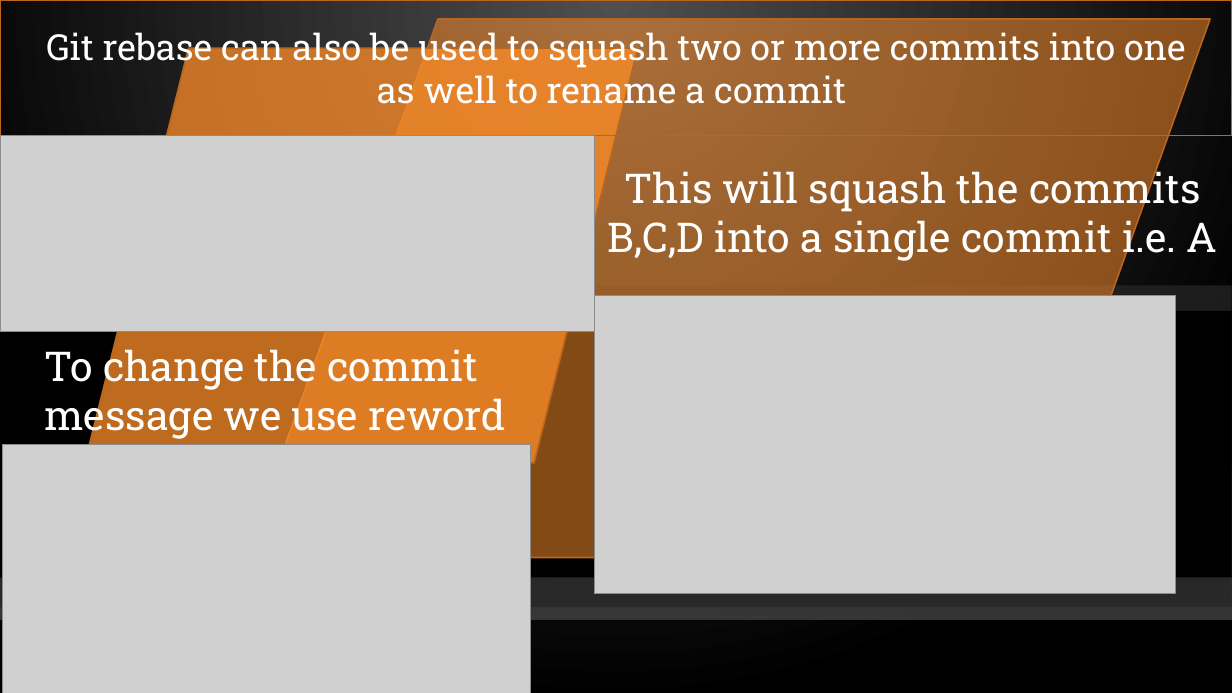
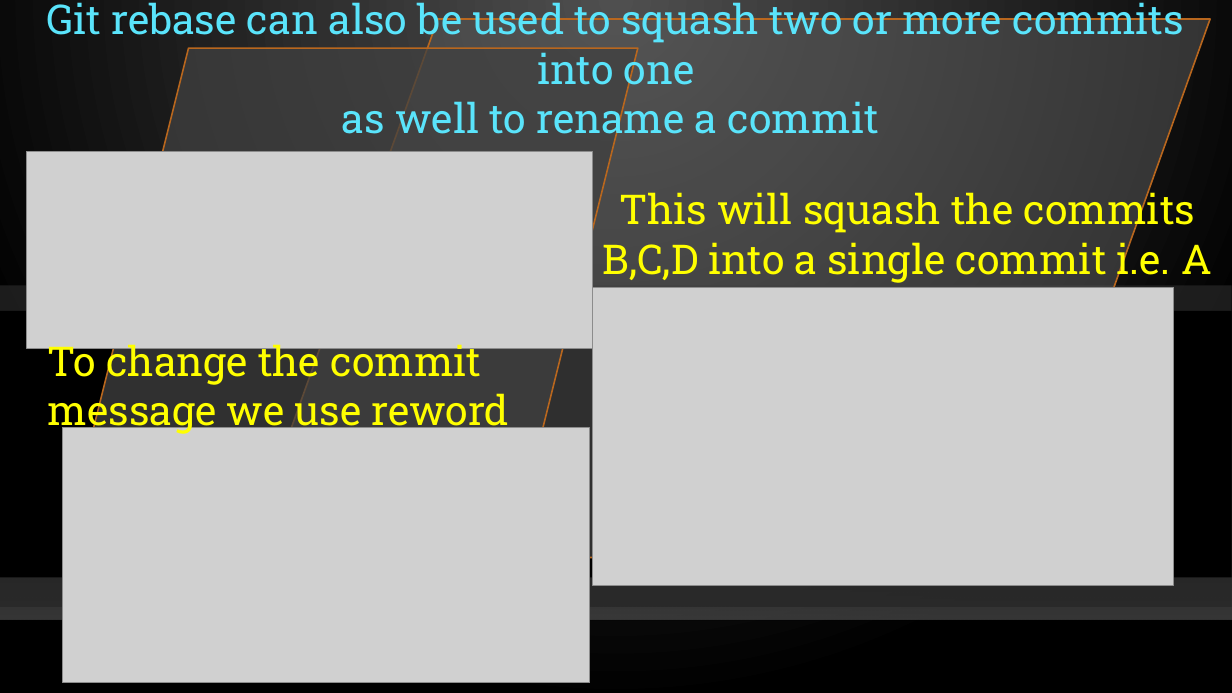
Before and after one commit to gwydion67/KOSS-presentation, a slide deck: slide 13 of New Git Concepts.pptx. Drawn at 1232x693 pixels with LibreOffice and Linux fonts; fonts in the diff are those of the drawing; grey boxes stand for pictures; background and template pictures are left out. Boxes give left, top, right and bottom in pixels: in the first picture for what was removed or moved away, otherwise in the second. Text is boxed around its words. In the diff, an @@ line names an element or a change of style, - is before the commit and + after.

```diff
--- a/New Git Concepts.pptx
+++ b/New Git Concepts.pptx
@@ text "Git rebase can also be ...": place and size @@
-text "Git rebase can also be ..." at (0,0,1232,136)
+text "Git rebase can also be ..." at (46,0,1184,143)
@@ text "Git rebase can also be ..." at (46,0,1184,143): size 28 to 32 pt, text colour #FFFFFF to #5AE4FB; outline #BA681E 1.25 pt to none @@
@@ flow chart input output at (245,19,1211,558): fill #FB8C29 at 53% opacity to #595959 at 53% opacity @@
@@ parallelogram at (85,48,638,463): fill #FB8C29 at 76% opacity to #404040 at 76% opacity @@
@@ picture: place and size @@
-picture at (0,136,594,333)
+picture at (27,152,593,348)
@@ text "This will squash the commits ..." at (602,187,1212,283): text colour #FFFFFF to #FFFF00 @@
@@ text "This will squash the commits ...": place and size @@
-text "This will squash the commits ..." at (608,166,1218,263)
+text "This will squash the commits ..." at (602,187,1212,283)
@@ picture: place and size @@
-picture at (594,296,1176,594)
+picture at (592,287,1174,586)
@@ text "To change the commit message ..." at (48,339,510,436): text colour #FFFFFF to #FFFF00 @@
@@ picture: place and size @@
-picture at (3,445,531,693)
+picture at (63,428,591,683)
```
Also in this commit, not shown: 2 other slides changed, 2 other files.
